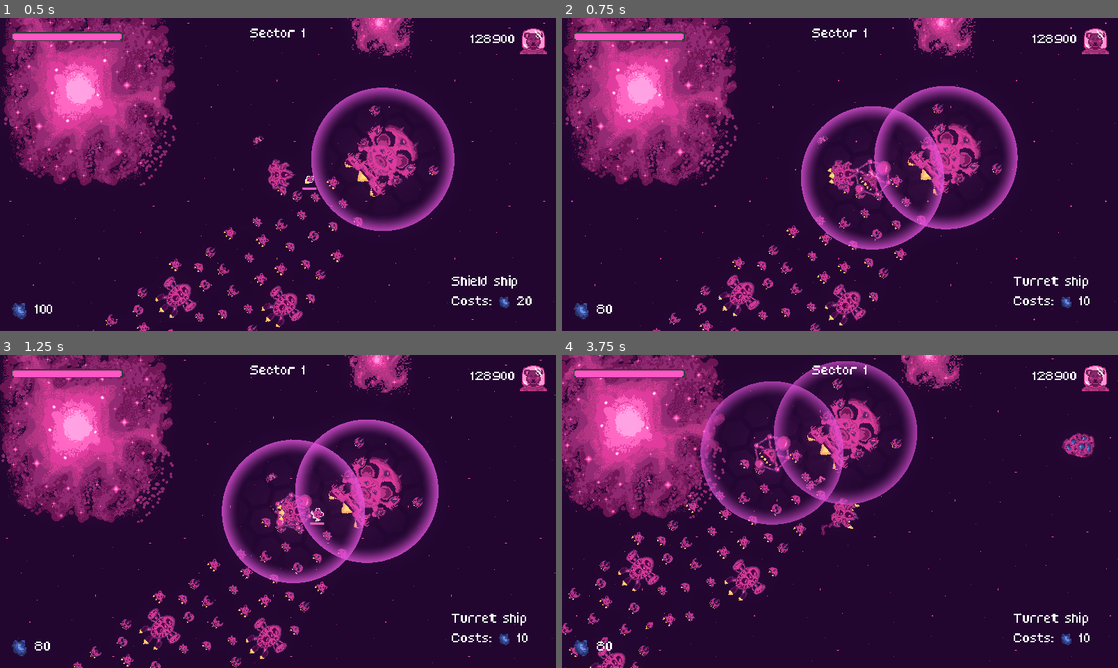
Above: before the commit, frames 1-4 (two rows, left to right).
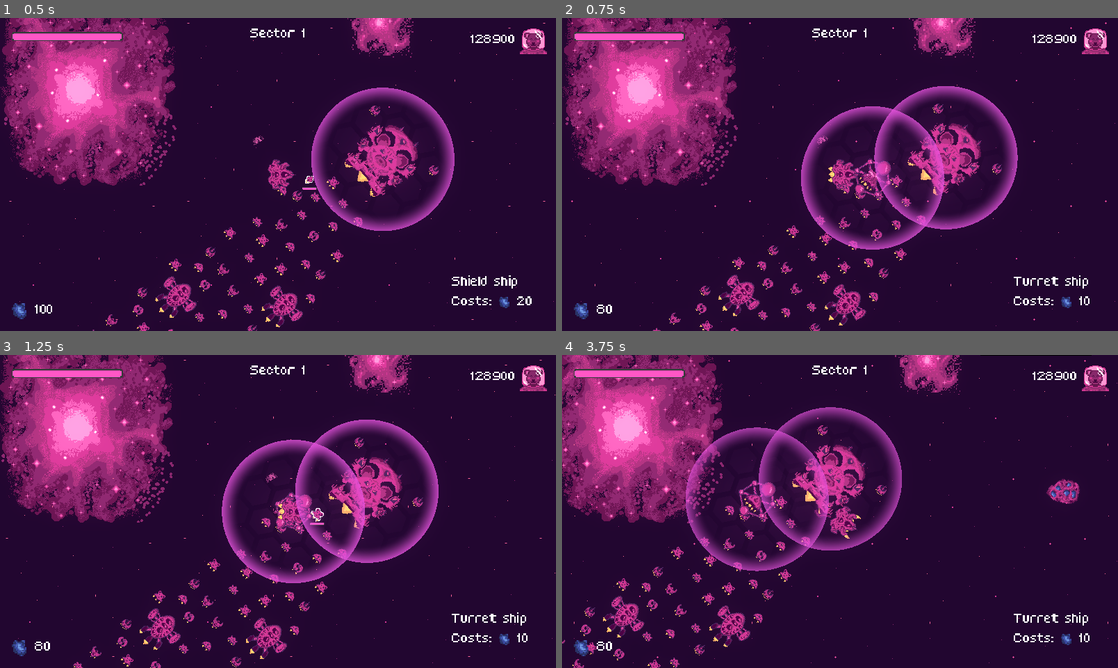
Above: after the commit, the same moments.

Repository: bear-minimum-studio/space-bear
Game: Godot game, scene res://Game.tscn
Same seed, same stepped clock (60 frames per second), same inputs: the game is played once before the commit and once after it.
Inputs (mouse positions are in pixels of both pictures, inside the frame that each line leads up to):
- Up to frame 1 (0.5 s): no input
- Up to frame 2 (0.75 s): tap Enter (upgrade) at 0.5 s; move the mouse to (962, 158) at 0.52 s; hold D (go_right) from 0.53 s (still down); hold X (cycle_selection) from 0.53 s (still down)
- Up to frame 3 (1.25 s): keep holding D (go_right); keep holding X (cycle_selection)
- Up to frame 4 (3.75 s): move the mouse to (728, 527) at 1.27 s; release D (go_right) at 1.28 s; release X (cycle_selection) at 1.28 s; hold Ctrl (brake) 1.28-2.03 s; tap Space (fire) at 1.35 s; move the mouse to (895, 442) at 2.02 s; hold D (go_right) 2.03-2.78 s; hold C (follow_me) 2.03-2.78 s; move the mouse to (812, 574) at 2.77 s; hold W (go_up) 2.78-3.53 s; tap G (grappling_hook) at 2.85 s; move the mouse to (1006, 558) at 3.52 s; hold A (go_left) from 3.53 s (still down); tap Down (look_down) at 3.6 s

Frame 1 is identical in both runs. In frame 2, 0.5% of the frame differs, in the area x 16-81%, y 21-100%; in frame 3, 0.7%; in frame 4, 24%, in the area x 0-100%, y 0-100%.

Commit message:
refactor: extract input mode from player to dedicated singleton

Diff:
--- a/player/Player.gd
+++ b/player/Player.gd
@@ -9,7 +9,6 @@
 @export_range(0.0,4.0,0.1,"or_greater") var rotation_per_second = 0.7
 @export_range(0.0,0.3,0.01) var rotation_dead_zone = 0.1
 @export_range(0.01,1.5) var rotation_damping_zone = 0.5
-@export var mouse = true
 @export var remove_inertia = true
 
 @onready var rotation_speed = 2 * PI * rotation_per_second
@@ -105,7 +104,7 @@
 ## out of damping zone -> scale with angle of rotation
 func _rotation_damping(remainder_angle: float) -> float:
 	var angle = abs(remainder_angle)
-	if (not mouse) and (angle < rotation_dead_zone):
+	if InputMode.is_controller() and (angle < rotation_dead_zone):
 		return 0
 	if angle < rotation_damping_zone:
 		return 1 - (rotation_damping_zone - angle) / rotation_damping_zone
@@ -117,10 +116,10 @@
 
 func _torque():
 	var intensity = 0
-	if mouse:
+	if InputMode.is_mouse():
 		intensity = 1
 		current_direction = get_viewport().get_mouse_position() - Helpers.get_screen_center()
-	else:
+	elif InputMode.is_controller():
 		var direction = Input.get_vector("look_left", "look_right", "look_up", "look_down")
 		intensity = direction.length()
 		if intensity > 0:
--- a/project.godot
+++ b/project.godot
@@ -23,6 +23,7 @@
 ShipCatalog="*res://singletons/ShipCatalog.gd"
 WorldReference="*res://singletons/WorldReference.gd"
 Allegiance="*res://singletons/Allegiance.gd"
+InputMode="*res://singletons/InputMode.gd"
 
 [display]
 
--- /dev/null
+++ b/singletons/InputMode.gd
@@ -0,0 +1,12 @@
+extends Node
+
+const MOUSE = 0
+const CONTROLLER = 1
+
+var current_mode = CONTROLLER
+
+func is_mouse() -> bool:
+	return current_mode == MOUSE
+
+func is_controller() -> bool:
+	return current_mode == CONTROLLER
